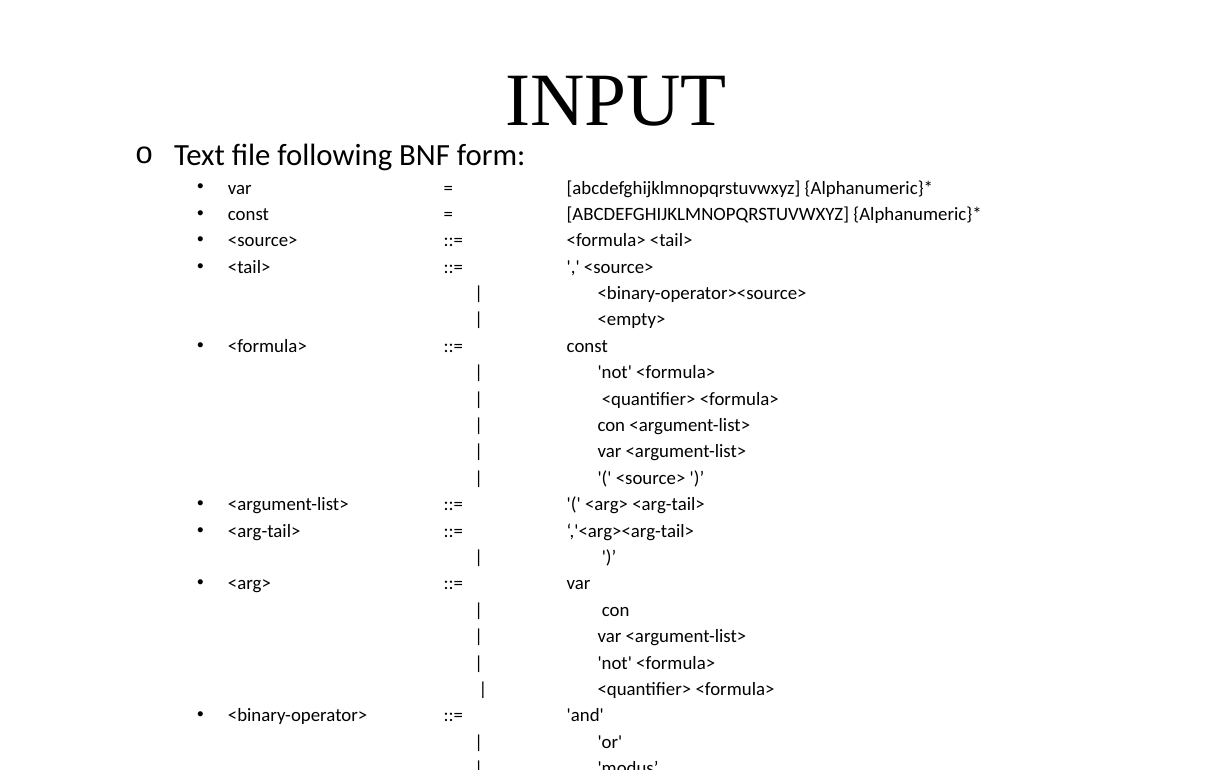
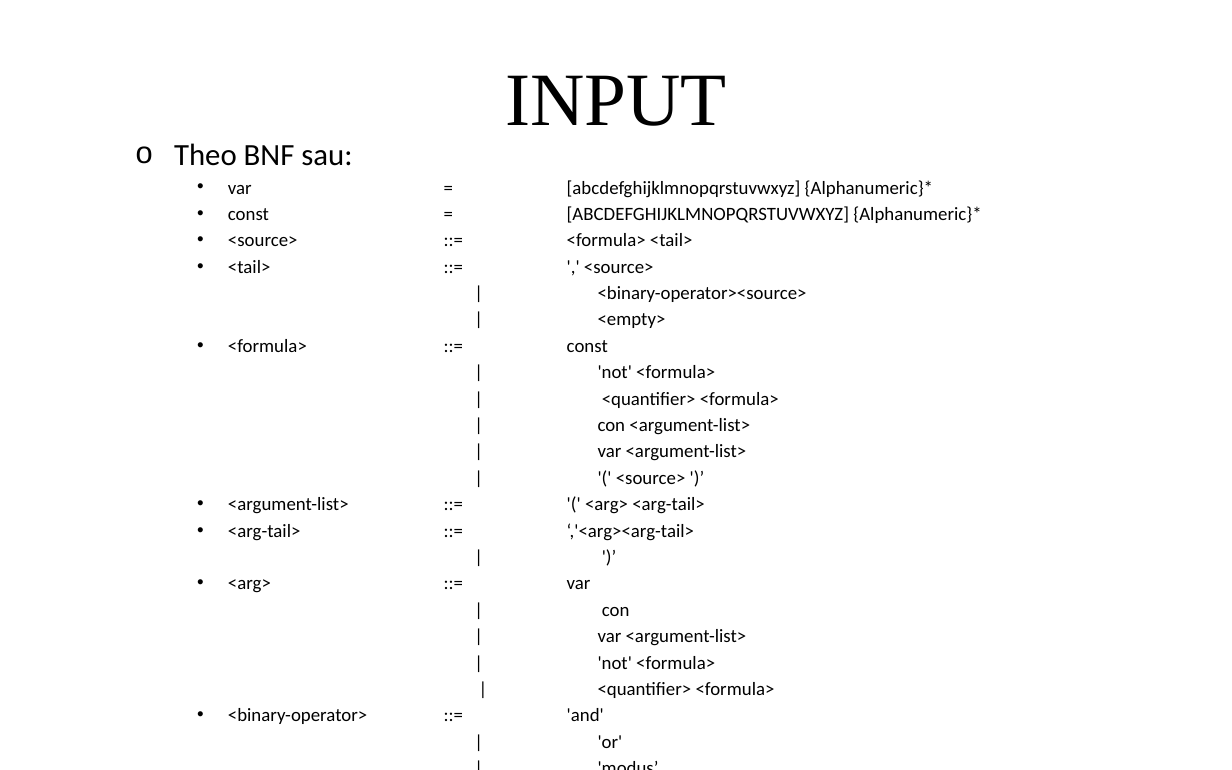
Before and after one commit to giang-rocker/logic, a slide deck: slide 7 of Report/SUY LUẬN TỰ NHIÊN.pptx (slide 3 before the commit). Drawn at 1232x770 pixels with LibreOffice and Linux fonts; fonts in the diff are those of the drawing. Boxes give left, top, right and bottom in pixels: in the first picture for what was removed or moved away, otherwise in the second. Text is boxed around its words. In the diff, an @@ line names an element or a change of style, - is before the commit and + after.

```diff
--- a/Report/SUY LUẬN TỰ NHIÊN.pptx
+++ b/Report/SUY LUẬN TỰ NHIÊN.pptx
@@ text at box(174, 143, 352, 166): text changed @@
-  o Text file following BNF form:
+  o Theo BNF sau:
```
Also in this commit, not shown: 2 other slides changed, 6 slides added, 1 slide removed.
